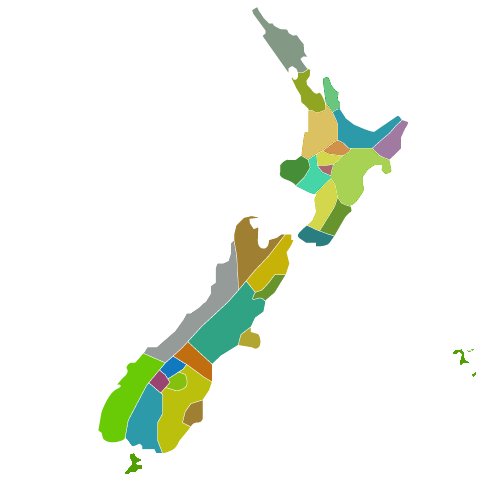
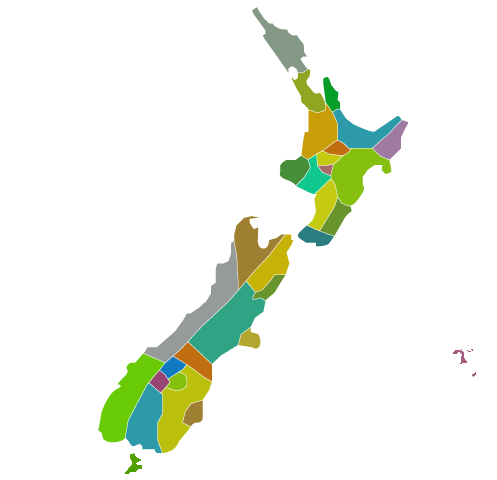
Comparing the layer stacks of the two 497px x 480px images. Changes:
removed layer "Pasted Layer" over bbox(252, 69, 401, 246)
removed layer "Pasted Layer #1" over bbox(98, 216, 294, 454)
removed layer "Pasted Layer #2" over bbox(129, 453, 140, 462)
removed layer "Pasted Layer #3" over bbox(453, 348, 476, 377)
renamed "nz-map-new.gif" to "MapOfNz.png", showed it, painted on it over bbox(98, 69, 476, 462)
